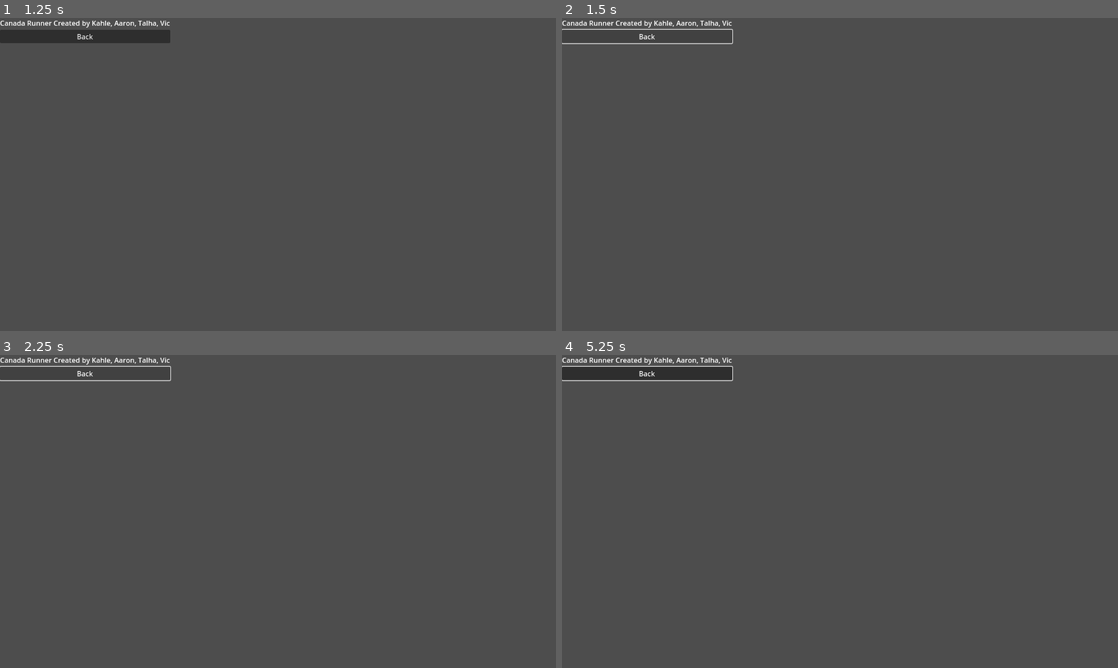
Above: before the commit, frames 1-4 (two rows, left to right).
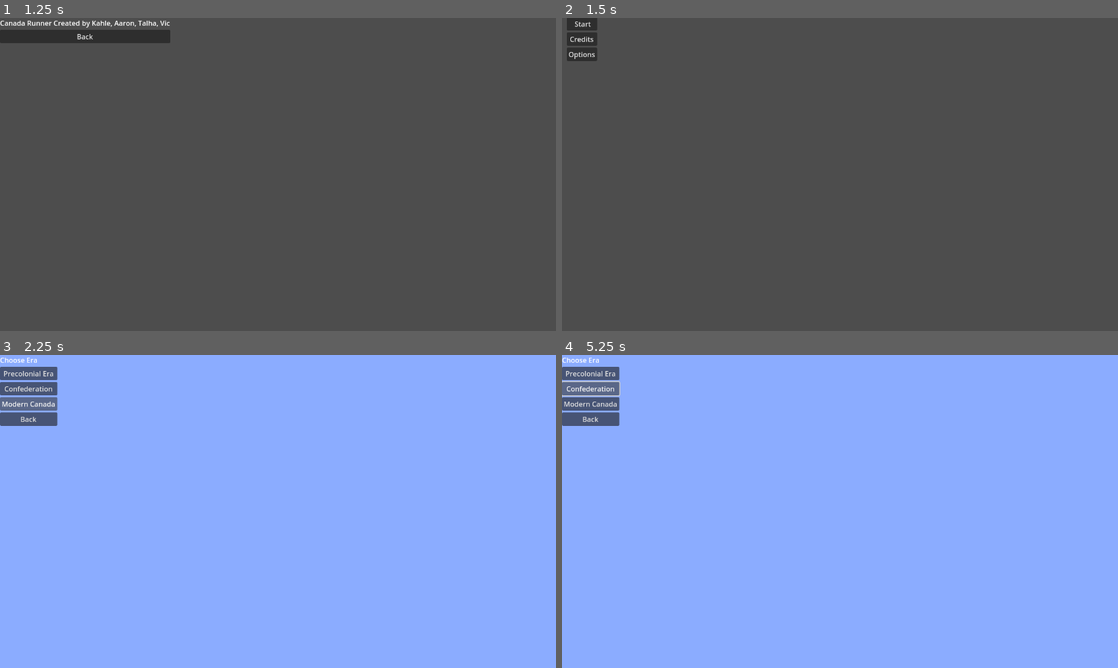
Above: after the commit, the same moments.

Repository: Kahle21/GossipGirls-MapleRush
Game: Godot game, scene res://scenes/ui/MainMenu.tscn
The game is run twice, just before and just after one commit, with the same random seed, the same clock (stepped at 60 frames per second) and the same inputs.
Inputs (mouse positions are in pixels of both pictures, inside the frame that each line leads up to):
- Up to frame 1 (1.25 s): click "Options" at 0.5 s
- Up to frame 2 (1.5 s): click "Back" at 1.25 s
- Up to frame 3 (2.25 s): click "Back" (after the commit: "Start") at 2 s
- Up to frame 4 (5.25 s): click "Back" at 2.75 s; click "Back" (after the commit: "Start") at 3.5 s; click (589, 373) at 4.25 s, where only the run after the commit has a clickable "Precolonial Era"; click (589, 389) at 5 s, where only the run after the commit has a clickable "Confederation"

Frame 1 is identical in both runs. In frame 2, 0.9% of the frame differs, in the area x 0-31%, y 0-14%; in frame 3, 100%, in the area x 0-100%, y 0-100%; in frame 4, 100%.
Error before the commit: Invalid access to property or key 'pressed' on a base object of type 'null instance'. (res://scenes/ui/credits.gd:4)

Commit message:
Add working Credits screen with Back button navigation
- Implemented Credits.tscn UI with Label and Back button
- Added credits.gd script to handle Back button press
- Back button returns player to MainMenu.tscn
- Verified scene layout (root Control set to Full Rect, MarginContainer + VBoxContainer)

Diff:
--- a/canada-runner/scenes/ui/credits.gd
+++ b/canada-runner/scenes/ui/credits.gd
@@ -1,4 +1,8 @@
-# res://ui/Credits.gd
 extends Control
-@onready var back_btn: Button = %BackButton
-func _ready(): back_btn.pressed.connect(func(): get_tree().change_scene_to_file("res://ui/MainMenu.tscn"))
+
+@onready var back_btn: Button = $"MarginContainer/VBoxContainer/BackButton"
+
+func _ready():
+	back_btn.pressed.connect(func():
+		get_tree().change_scene_to_file("res://scenes/ui/MainMenu.tscn")
+	)
--- a/canada-runner/scenes/ui/credits.tscn
+++ b/canada-runner/scenes/ui/credits.tscn
@@ -23,6 +23,6 @@
 layout_mode = 2
 text = "Canada Runner Created by Kahle, Aaron, Talha, Vic"
 
-[node name="Button" type="Button" parent="MarginContainer/VBoxContainer"]
+[node name="BackButton" type="Button" parent="MarginContainer/VBoxContainer"]
 layout_mode = 2
 text = "Back"
Not shown, removed: .gitattributes
